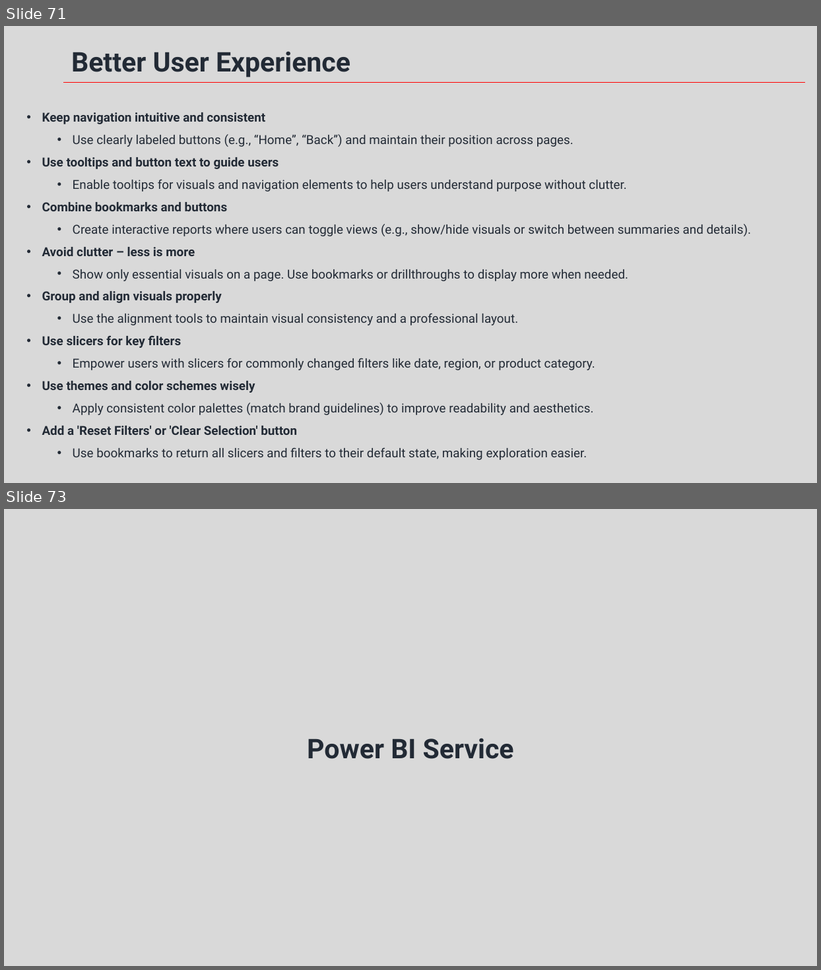
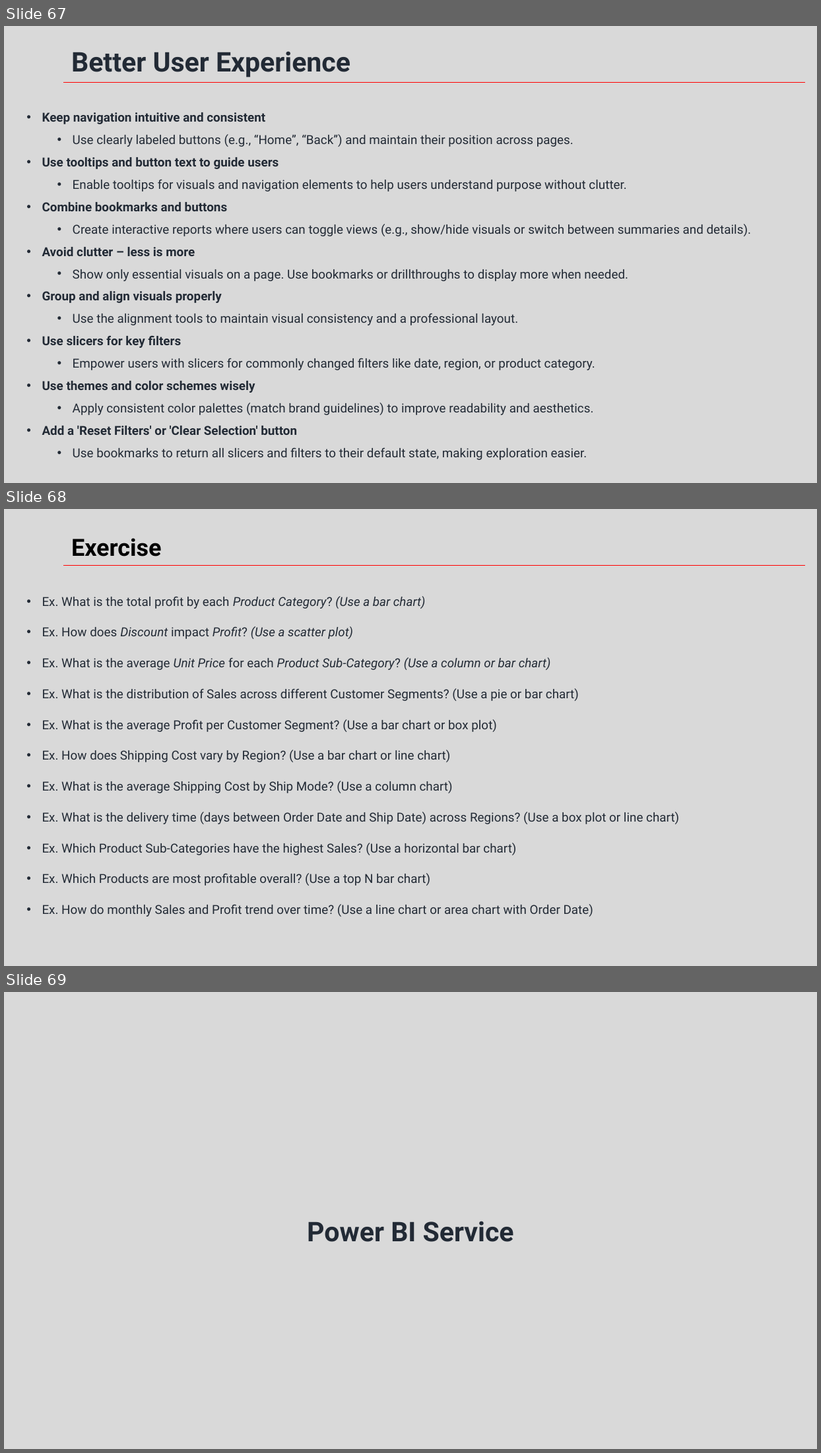
Before and after one commit to knowledge-corner/Ajmera_Group_Jun_5, a slide deck: Training Slides.pptx. Shown one above the other, each under a label of ours: slides 71 and 73 before the commit, slides 67, 68 and 69 after it; the slides between them are not shown. The pictures are 821x970 and 821x1453 pixels, drawn with LibreOffice and Linux fonts; fonts in the diff are those of the drawing; background and template pictures are left out. Boxes give left, top, right and bottom in pixels: in the first picture for what was removed or moved away, otherwise in the second. Text is boxed around its words. In the diff, an @@ line names an element or a change of style, - is before the commit and + after.

```diff
--- a/Training Slides.pptx
+++ b/Training Slides.pptx
@@ slide 68 added at [4,509,817,966], background #D9D9D9; not listed: 1 template element that a slide beside it also shows @@
@@ text added at [71,538,161,557], 21 pt, text #000000, bold @@
+Exercise
@@ text added at [42,596,679,917], 11 pt, text #222A35 @@
+• Ex. What is the total profit by each Product Category? (Use a bar chart)
+• Ex. How does Discount impact Profit? (Use a scatter plot)
+• Ex. What is the average Unit Price for each Product Sub-Category? (Use a column or bar chart)
+• Ex. What is the distribution of Sales across different Customer Segments? (Use a pie or bar chart)
+• Ex. What is the average Profit per Customer Segment? (Use a bar chart or box plot)
+• Ex. How does Shipping Cost vary by Region? (Use a bar chart or line chart)
+• Ex. What is the average Shipping Cost by Ship Mode? (Use a column chart)
+• Ex. What is the delivery time (days between Order Date and Ship Date) across Regions? (Use a box plot or line chart)
+• Ex. Which Product Sub-Categories have the highest Sales? (Use a horizontal bar chart)
+• Ex. Which Products are most profitable overall? (Use a top N bar chart)
+• Ex. How do monthly Sales and Profit trend over time? (Use a line chart or area chart with Order Date)
@@ what was slide 71 is now slide 67 @@
@@ what was slide 73 is now slide 69 @@
```
Also in this commit, not shown: 5 slides removed, 3 other files.
